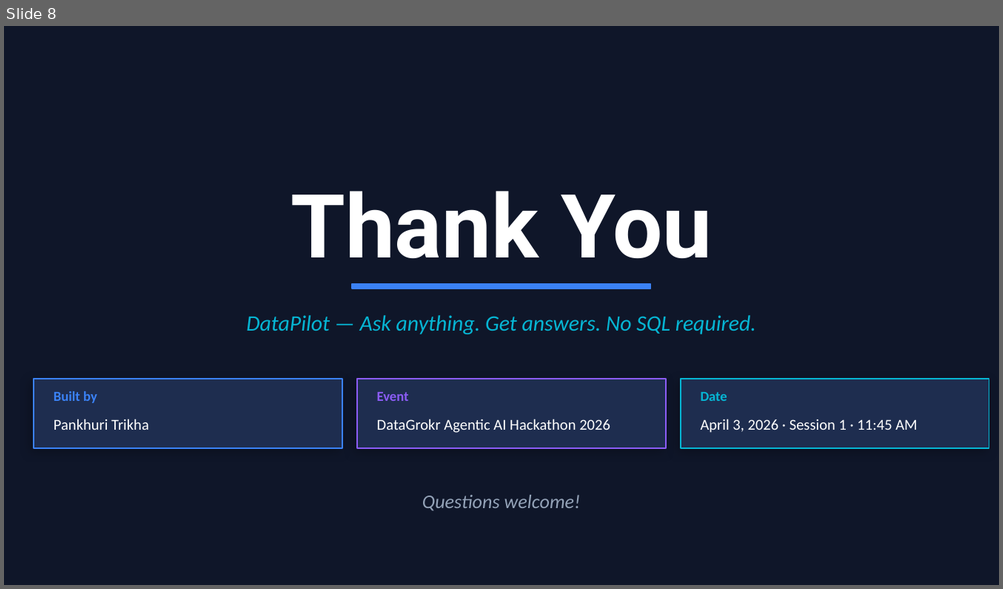
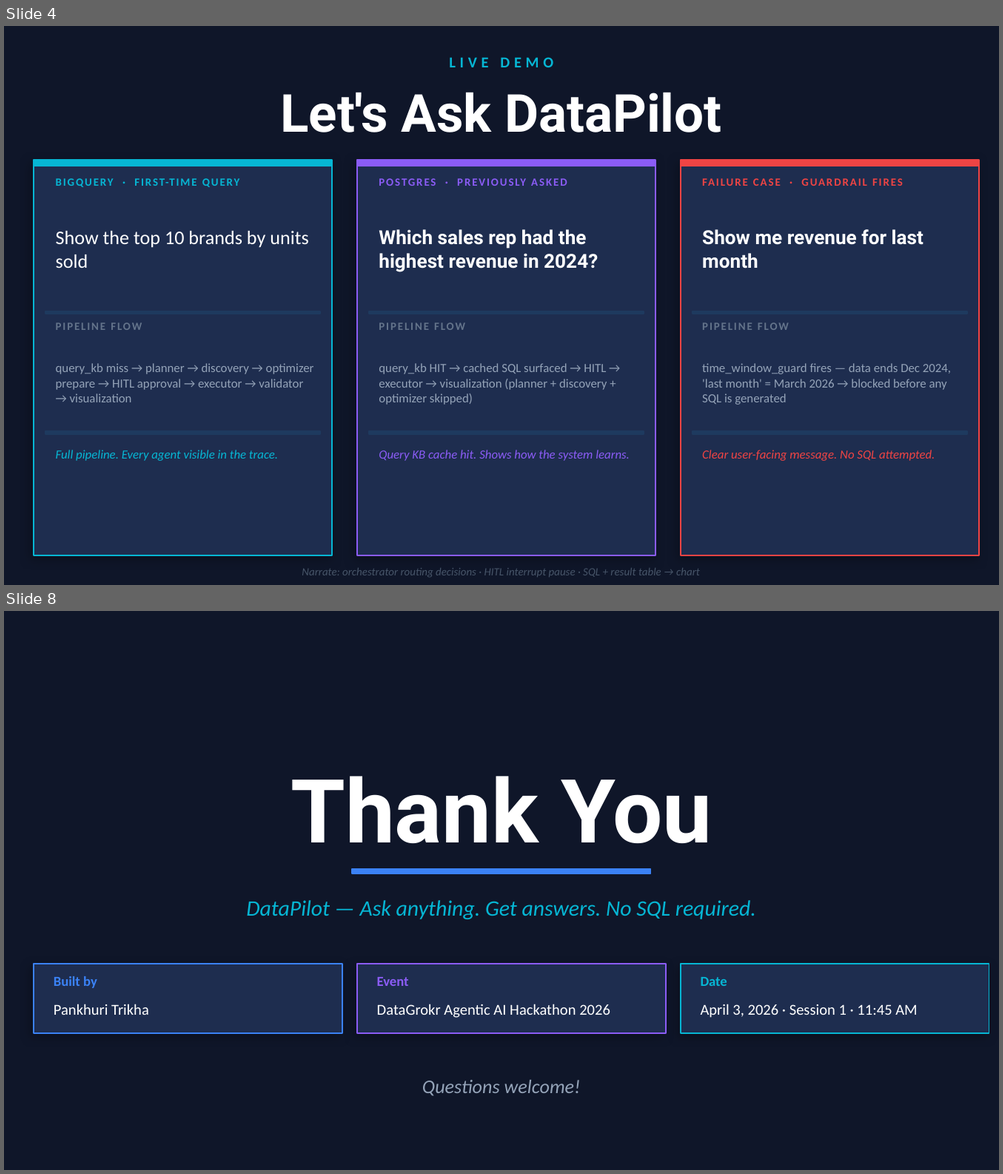
Before and after one commit to pankhuri-52/DataPilot_Agentic_Analyst, a slide deck: DataPilot_Hackathon.pptx. Shown one above the other, each under a label of ours: slide 8 before the commit, slides 4 and 8 after it; the slides between them are not shown. The pictures are 1003x589 and 1003x1174 pixels, drawn with LibreOffice and Linux fonts; fonts in the diff are those of the drawing. Boxes give left, top, right and bottom in pixels: in the first picture for what was removed or moved away, otherwise in the second. Text is boxed around its words. In the diff, an @@ line names an element or a change of style, - is before the commit and + after.

```diff
--- a/DataPilot_Hackathon.pptx
+++ b/DataPilot_Hackathon.pptx
@@ slide 4 added at [4,26,999,585], background #0F1629 @@
@@ text added at [449,57,553,67], 11 pt, text #06B6D4, bold @@
+LIVE DEMO
@@ text added at [280,92,721,133], 38 pt, text #FFFFFF, bold @@
+Let's Ask DataPilot
@@ rectangle added at [34,160,333,556], fill #1E2D4F, outline #06B6D4 1 pt @@
@@ rectangle added at [34,160,333,167], fill #06B6D4, outline #06B6D4 1 pt @@
@@ rectangle added at [357,160,655,556], fill #1E2D4F, outline #8B5CF6 1 pt @@
@@ rectangle added at [357,160,655,167], fill #8B5CF6, outline #8B5CF6 1 pt @@
@@ text added at [369,171,648,193], 8 pt, text #8B5CF6, bold @@
+POSTGRES · PREVIOUSLY ASKED
@@ rectangle added at [680,160,979,556], fill #1E2D4F, outline #EF4444 1 pt @@
@@ rectangle added at [680,160,979,167], fill #EF4444, outline #EF4444 1 pt @@
@@ text added at [56,231,308,268], 14 pt, text #FFFFFF @@
+Show the top 10 brands by units sold
@@ text added at [378,230,597,272], 14 pt, text #FFFFFF, bold @@
+Which sales rep had the highest revenue in 2024?
@@ text added at [702,230,923,269], 14 pt, text #FFFFFF, bold @@
+Show me revenue for last month
@@ rectangle added at [45,312,320,315], fill #1E3A5F, outline #1E3A5F 1 pt @@
@@ rectangle added at [369,312,643,315], fill #1E3A5F, outline #1E3A5F 1 pt @@
@@ rectangle added at [692,312,967,315], fill #1E3A5F, outline #1E3A5F 1 pt @@
@@ text added at [56,323,142,330], 8 pt, text #64748B, bold @@
+PIPELINE FLOW
@@ text added at [378,323,465,330], 8 pt, text #64748B, bold @@
+PIPELINE FLOW
@@ text added at [702,323,788,330], 8 pt, text #64748B, bold @@
+PIPELINE FLOW
@@ text added at [56,363,103,375], 8 pt, text #06B6D4, bold @@
+BIGQUERY · FIRST-TIME QUERY
@@ text added at [56,363,314,403], 9 pt, text #94A3B8 @@
+query_kb miss → planner → discovery → optimizer prepare → HITL approval → executor → validator → visualization
@@ text added at [378,363,606,405], 9 pt, text #94A3B8 @@
+query_kb HIT → cached SQL surfaced → HITL → executor → visualization (planner + discovery + optimizer skipped)
@@ text added at [702,363,950,405], 9 pt, text #94A3B8 @@
+time_window_guard fires — data ends Dec 2024, 'last month' = March 2026 → blocked before any SQL is generated
@@ text added at [810,363,832,372], 8 pt, text #EF4444, bold @@
+FAILURE CASE · GUARDRAIL FIRES
@@ rectangle added at [45,432,320,434], fill #1E3A5F, outline #1E3A5F 1 pt @@
@@ rectangle added at [369,432,643,434], fill #1E3A5F, outline #1E3A5F 1 pt @@
@@ rectangle added at [692,432,967,434], fill #1E3A5F, outline #1E3A5F 1 pt @@
@@ text added at [56,450,278,461], 9 pt, text #06B6D4, italic @@
+Full pipeline. Every agent visible in the trace.
@@ text added at [378,450,629,461], 9 pt, text #8B5CF6, italic @@
+Query KB cache hit. Shows how the system learns.
@@ text added at [702,450,934,461], 9 pt, text #EF4444, italic @@
+Clear user-facing message. No SQL attempted.
@@ text added at [301,568,700,577], 8 pt, text #475569, italic @@
+Narrate: orchestrator routing decisions · HITL interrupt pause · SQL + result table → chart
```
Also in this commit, not shown: 2 slides changed, 4 other slides added, 5 slides removed, 11 other files.
